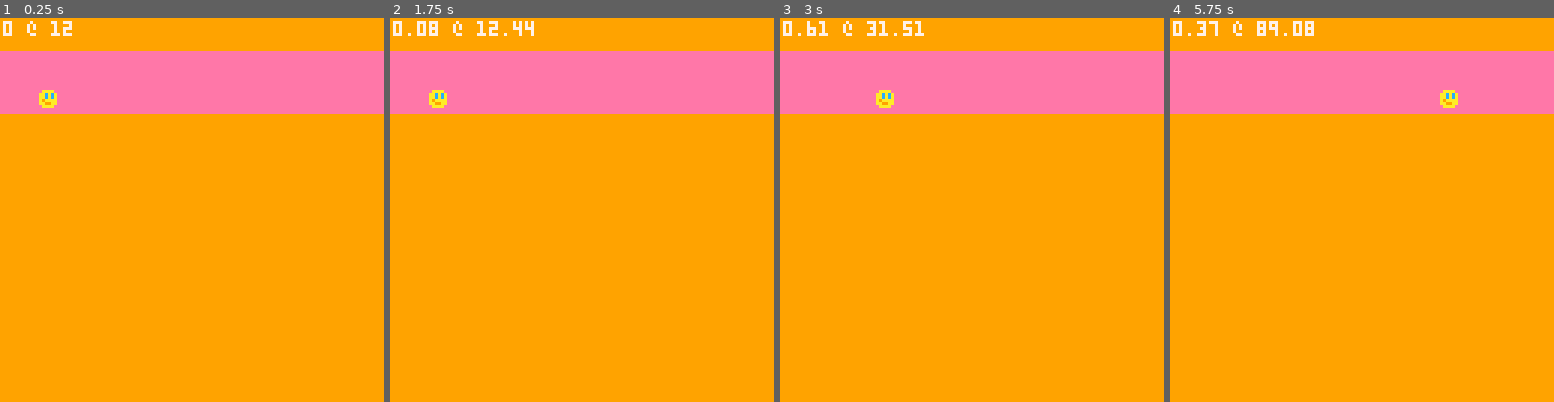
Above: before the commit, frames 1-4 (left to right).
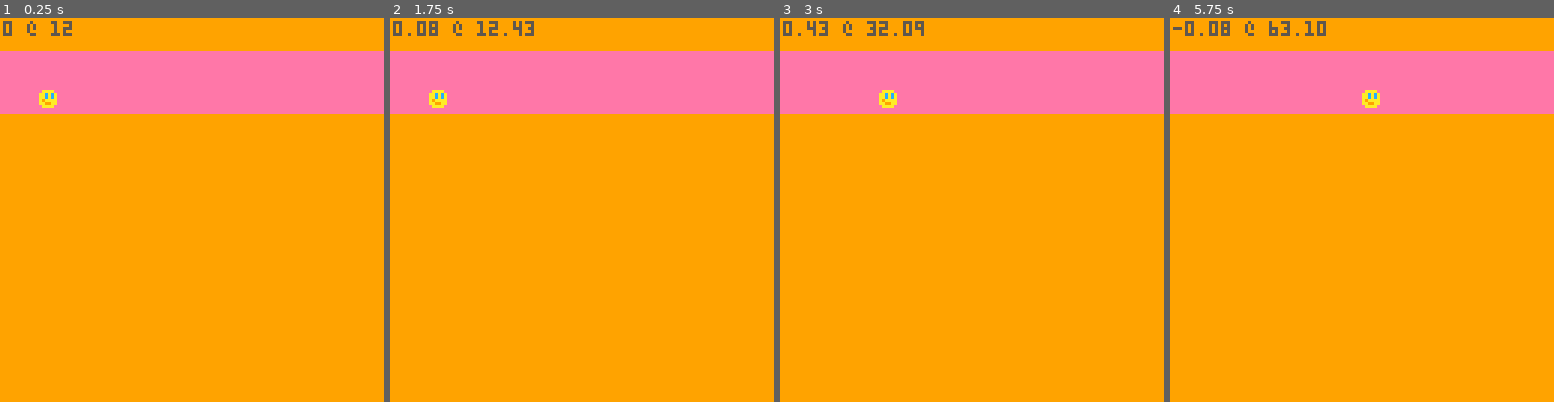
Above: after the commit, the same moments.

Repository: broquaint/pico8-carts
Game: PICO-8 cartridge eggjam18.p8
Same seed, same stepped clock (60 frames per second), same inputs: the game is played once before the commit and once after it.
Inputs:
- Up to frame 1 (0.25 s): no input
- Up to frame 2 (1.75 s): tap X (X key) at 0.33, 1.07 s; tap O (Z key) at 0.7, 1.7 s; hold Right from 1.6 s (still down)
- Up to frame 3 (3 s): tap X (X key) at 1.85, 2.97 s; release Right at 2.1 s; tap O (Z key) at 2.1, 2.5, 2.9 s; hold Up 2.15-2.42 s; hold Right from 2.47 s (still down)
- Up to frame 4 (5.75 s): release Right at 3.03 s; hold Left 3.08-3.58 s; tap O (Z key) every 0.4 s from 3.3 to 5.7 s; hold Down 3.63-3.97 s; hold Right 4.02-4.68 s; tap X (X key) at 4.08, 5.2 s; hold Up 4.73-5.03 s; hold Left 5.08-5.68 s; hold Down from 5.73 s (still down)

The runs differ from the first frame. In frame 1, 0.2% of the frame differs, in the area x 0-19%, y 0-5%; in frame 2, 0.5%; in frame 3, 0.7%; in frame 4, 1.3%, in the area x 0-75%, y 0-24%.

Commit message:
Implement momentum
It's almost like being on actual water!

Diff:
--- a/eggjam18.p8
+++ b/eggjam18.p8
@@ -30,7 +30,6 @@
       if sx < 3 then
          player.speed_x += sx
       end
-      player.x += player.speed_x
    end
    if btn(b_left) then
       player.move_dir = -1
@@ -38,8 +37,9 @@
       if sx < 3 then
          player.speed_x += sx
       end
-      player.x += player.speed_x
    end
+   player.speed_x *= 0.991
+   player.x += player.speed_x
 end
 
 function _draw()
@@ -48,7 +48,7 @@
    rectfill(0, 32, 127, 127, orange)
    spr(player.sprite, player.x, player.y)
    rectfill(0, 0, 127, 10)
-   print(dumper(player.speed_x, ' @ ', player.x), 1, 1, white)
+   print(dumper(player.speed_x, ' @ ', player.x), 1, 1, slate)
 end
 
 __gfx__
